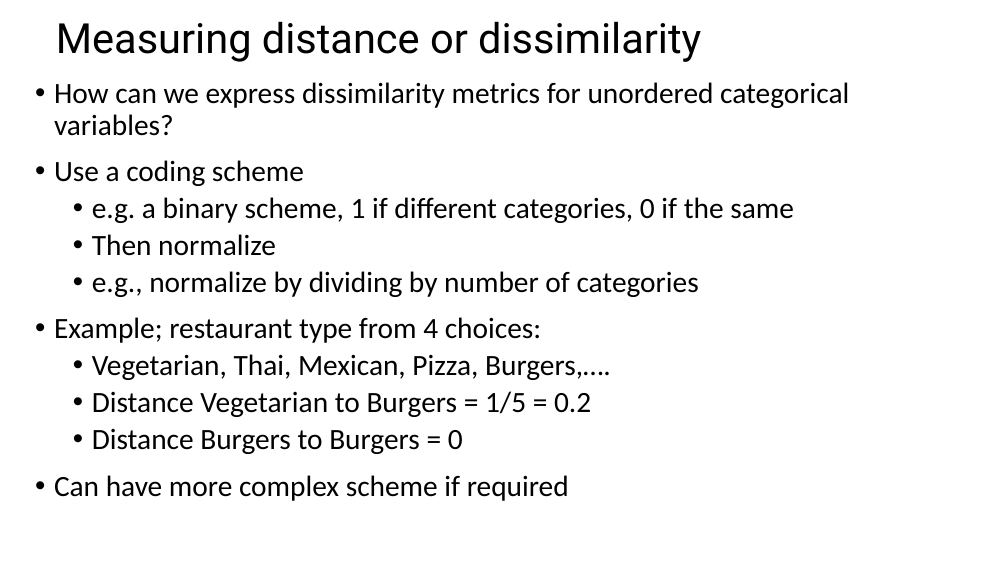
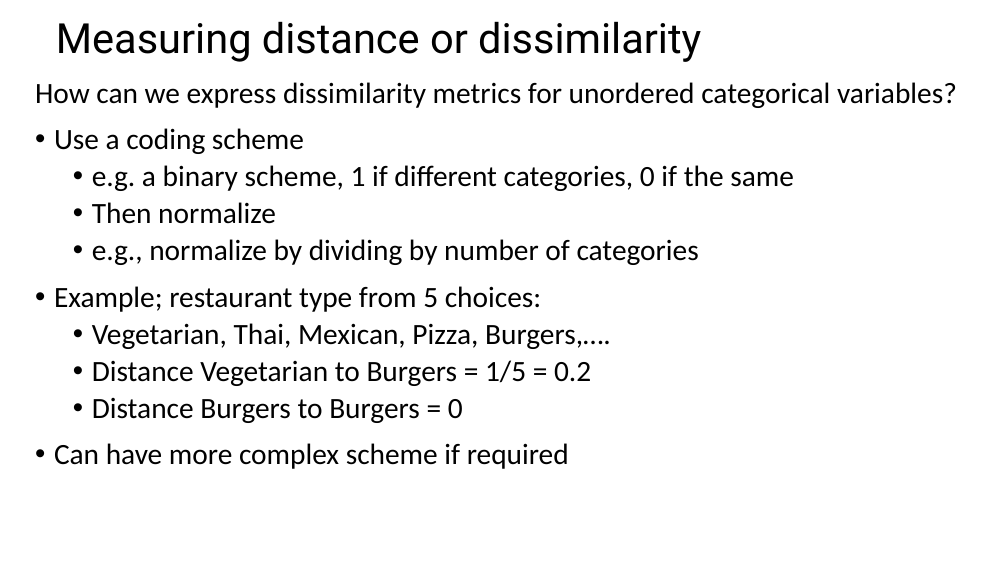
Before and after one commit to StephenElston/CSCI-E-108, a slide deck: slide 16 of slides/4_DistanceAndSimilarityMeasures.pptx. Drawn at 1008x567 pixels with LibreOffice and Linux fonts; fonts in the diff are those of the drawing. Boxes give left, top, right and bottom in pixels: in the first picture for what was removed or moved away, otherwise in the second. Text is boxed around its words. In the diff, an @@ line names an element or a change of style, - is before the commit and + after.

Commit message:
Fixed multiple typos in slides

```diff
--- a/slides/4_DistanceAndSimilarityMeasures.pptx
+++ b/slides/4_DistanceAndSimilarityMeasures.pptx
@@ text at [35, 82, 957, 108]: bullet • to none @@
@@ text at [54, 286, 541, 312]: text changed @@
-• Example; restaurant type from 4 choices:
+• Example; restaurant type from 5 choices:
```
Also in this commit, not shown: 6 other slides changed.
